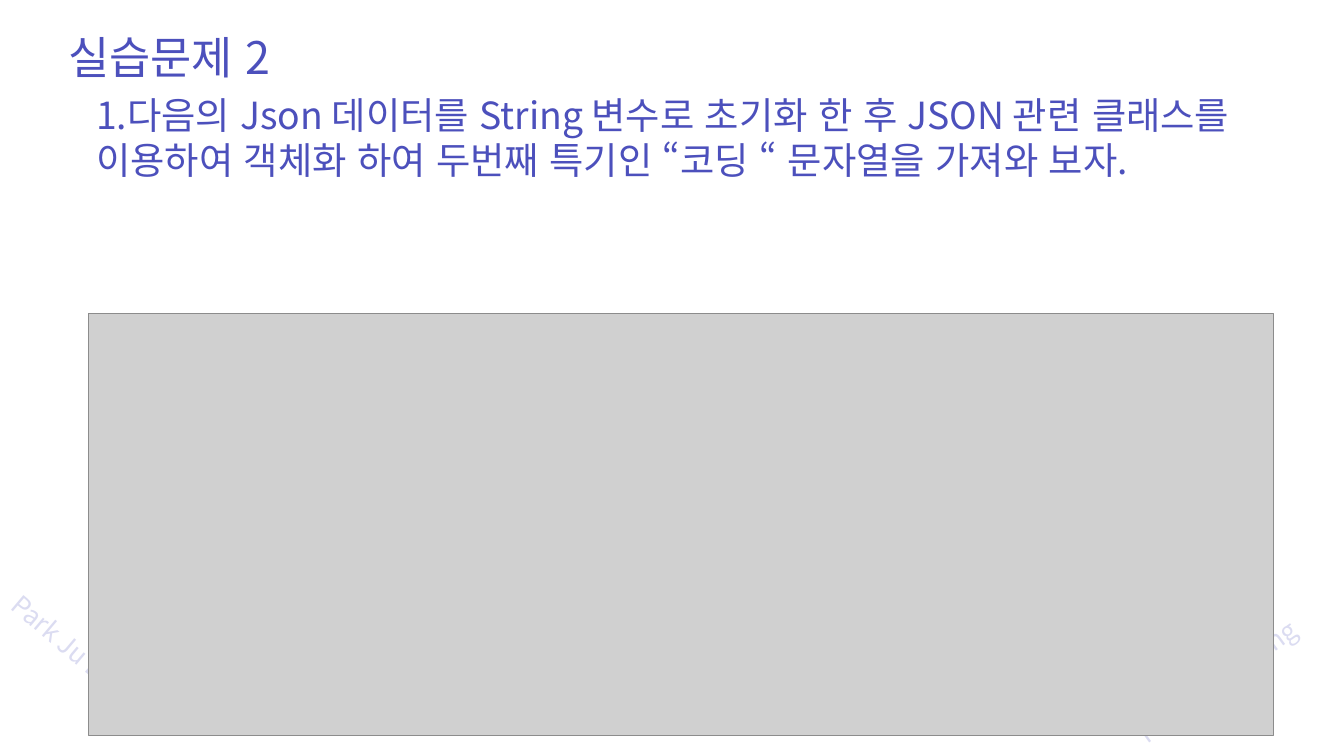
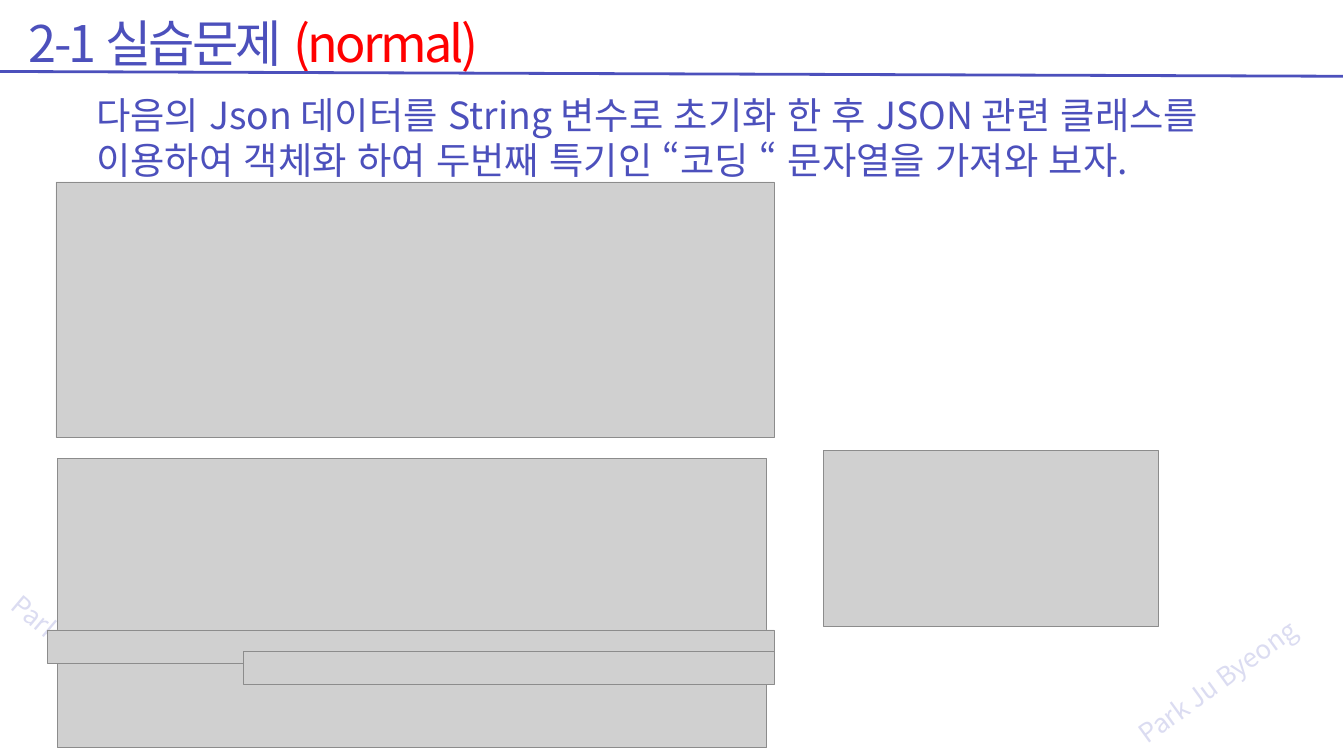
Before and after one commit to zest132/JavaLecture, a slide deck: slide 59 of JavaLecture/LectureFile/java 15강 입출력.pptx (slide 56 before the commit). Drawn at 1344x756 pixels with LibreOffice and Linux fonts; fonts in the diff are those of the drawing; grey boxes stand for pictures. Boxes give left, top, right and bottom in pixels: in the first picture for what was removed or moved away, otherwise in the second. Text is boxed around its words. In the diff, an @@ line names an element or a change of style, - is before the commit and + after.

```diff
--- a/JavaLecture/LectureFile/java 15강 입출력.pptx
+++ b/JavaLecture/LectureFile/java 15강 입출력.pptx
@@ text at <box>29,20,479,75</box>: text changed; size 48 to 54 pt; text colour #4C50BC to #FF0000 @@
-실습문제 2
+2-1 실습문제 (normal)
@@ line added from (1343, 76) to (0, 71), #4C50BC 3 pt @@
@@ text at <box>96,98,1198,184</box>: text changed @@
-1.다음의 Json 데이터를 String 변수로 초기화 한 후 JSON 관련 클래스를 이용하여 객체화 하여 두번째 특기인 “코딩 “ 문자열을 가져와 보자.
+다음의 Json 데이터를 String 변수로 초기화 한 후 JSON 관련 클래스를 이용하여 객체화 하여 두번째 특기인 “코딩 “ 문자열을 가져와 보자.
@@ picture: place and size @@
-picture at <box>88,314,1273,735</box>
+picture at <box>56,182,774,437</box>
@@ picture added at <box>58,458,767,748</box> @@
@@ picture added at <box>823,450,1159,626</box> @@
@@ picture added at <box>48,630,774,664</box> @@
@@ picture added at <box>244,651,774,685</box> @@
```
Also in this commit, not shown: 36 other slides changed, 10 slides added, 7 slides removed, 5 other files.
